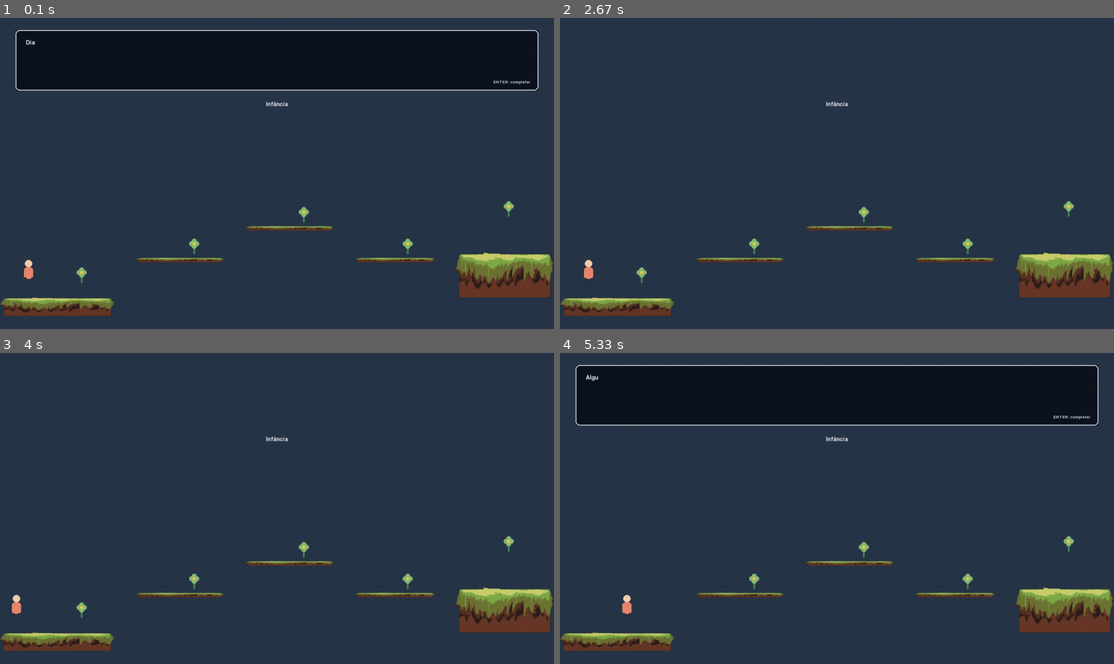
Above: before the commit, frames 1-4 (two rows, left to right).
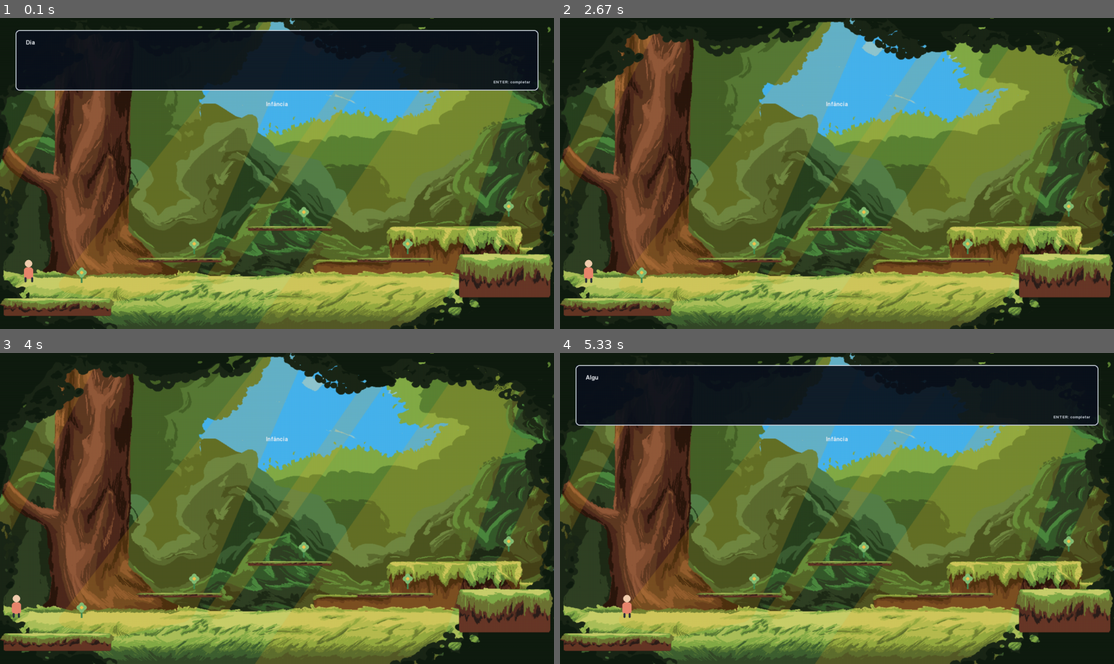
Above: after the commit, the same moments.

Repository: Emma-XP/Reposit-rio-Rocket
Game: pygame game, started from myosotis-convallaria-codigofonte/jogo.py
Two runs of this game, one before a commit and one after it. Both use one fixed random seed, a clock stepped at 60 frames per second and the inputs below.
Inputs:
- Up to frame 1 (0.1 s): no input
- Up to frame 2 (2.67 s): tap Enter at 0.33, 1.67, 2.07, 2.37, 2.57 s
- Up to frame 3 (4 s): tap Enter at 2.9, 3.2, 3.4, 3.7 s; hold Left from 3.9 s (still down)
- Up to frame 4 (5.33 s): release Left at 4.3 s; hold Up 4.33-4.7 s; tap Enter at 4.48 s; hold Right from 4.73 s (still down)

The runs differ from the first frame. In frame 1, 77% of the frame differs, in the area x 0-100%, y 0-100%; in frame 2, 96%; in frame 3, 96%; in frame 4, 77%.

Commit message:
Mudança das imagens para a pasta assets

Diff:
--- a/myosotis-convallaria-codigofonte/src/cenas/fase_plataforma.py
+++ b/myosotis-convallaria-codigofonte/src/cenas/fase_plataforma.py
@@ -15,7 +15,6 @@
 from src.entidades.texto import Texto
 from src.estado_jogo import EstadoJogo
 from src.interface.caixa_dialogo import CaixaDialogo
-
 
 class EstadoFase(Enum):
     """Estados que controlam simulação, narrativa e transição da fase."""
--- a/myosotis-convallaria-codigofonte/src/configuracao/caminhos.py
+++ b/myosotis-convallaria-codigofonte/src/configuracao/caminhos.py
@@ -3,6 +3,7 @@
 from pathlib import Path
 
 RAIZ_PROJETO = Path(__file__).resolve().parents[2]
+CAMINHO_IMAGEM = RAIZ_PROJETO / "__pyt_pygames__" / "Imagens" / "telas"
 PASTA_ASSETS = RAIZ_PROJETO / "assets"
 PASTA_IMAGENS = PASTA_ASSETS / "imagens"
 PASTA_SONS = PASTA_ASSETS / "sons"
@@ -16,7 +17,7 @@
 FONTE_PRINCIPAL = PASTA_FONTES / "fonte_principal.ttf"
 
 IMAGENS_FUNDO = {
-    "infancia": PASTA_IMAGENS / "fundo_infancia.png",
+    "infancia": PASTA_IMAGENS / "Cenario 1.png",
     "adolescencia": PASTA_IMAGENS / "fundo_adolescencia.png",
     "vida_adulta": PASTA_IMAGENS / "fundo_vida_adulta.png",
 }
Renamed: __pyt_pygames__/MovimentaçãoDiana/Itens/Marmita.png -> myosotis-convallaria-codigofonte/assets/imagens/Itens/Marmita.png
Renamed: __pyt_pygames__/MovimentaçãoDiana/Itens/Untitled 08-25-2026 08-17-08.png -> myosotis-convallaria-codigofonte/assets/imagens/Itens/Untitled 08-25-2026 08-17-08.png
Renamed: __pyt_pygames__/MovimentaçãoDiana/Itens/bebida.png -> myosotis-convallaria-codigofonte/assets/imagens/Itens/bebida.png
Renamed: __pyt_pygames__/MovimentaçãoDiana/Itens/caderno.png -> myosotis-convallaria-codigofonte/assets/imagens/Itens/caderno.png
Renamed: __pyt_pygames__/MovimentaçãoDiana/Itens/luz.png -> myosotis-convallaria-codigofonte/assets/imagens/Itens/luz.png
Renamed: __pyt_pygames__/MovimentaçãoDiana/Itens/urso.png -> myosotis-convallaria-codigofonte/assets/imagens/Itens/urso.png
Renamed: __pyt_pygames__/MovimentaçãoDiana/flores/LirioDoVale.png -> myosotis-convallaria-codigofonte/assets/imagens/flores/LirioDoVale.png
Renamed: __pyt_pygames__/MovimentaçãoDiana/flores/Myosotis.png -> myosotis-convallaria-codigofonte/assets/imagens/flores/Myosotis.png
Renamed: __pyt_pygames__/MovimentaçãoDiana/flores/plataforma.png -> myosotis-convallaria-codigofonte/assets/imagens/flores/plataforma.png
Renamed: __pyt_pygames__/MovimentaçãoDiana/movimentação/Andar 1.jpeg -> myosotis-convallaria-codigofonte/assets/imagens/movimentação/Andar 1.jpeg
Renamed: __pyt_pygames__/MovimentaçãoDiana/movimentação/Andar 2.jpeg -> myosotis-convallaria-codigofonte/assets/imagens/movimentação/Andar 2.jpeg
Renamed: __pyt_pygames__/MovimentaçãoDiana/movimentação/Andar 3.jpeg -> myosotis-convallaria-codigofonte/assets/imagens/movimentação/Andar 3.jpeg
(and 13 more such lines)
